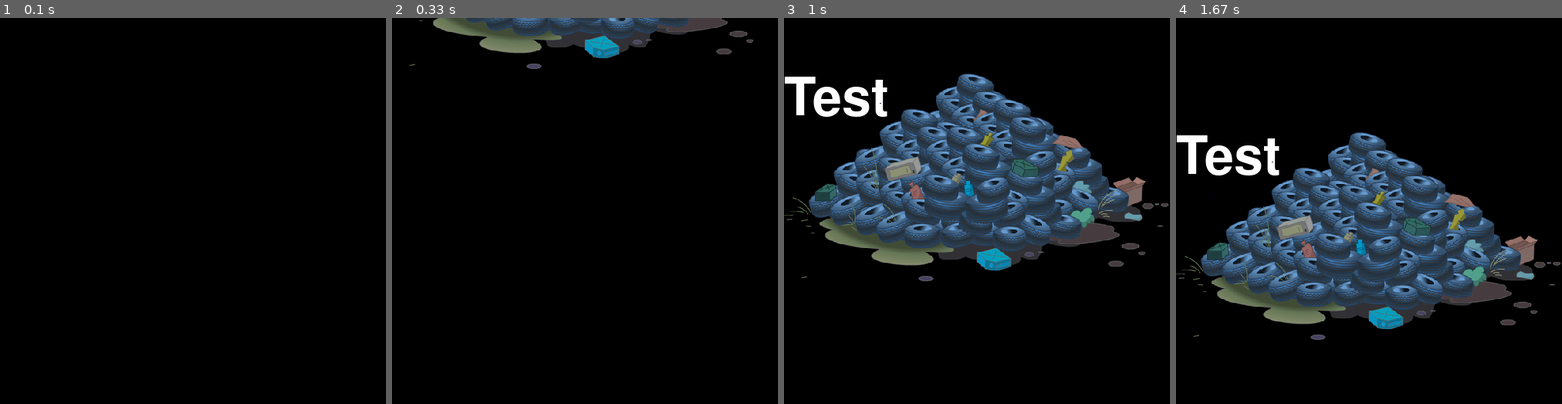
Above: before the commit, frames 1-4 (left to right).
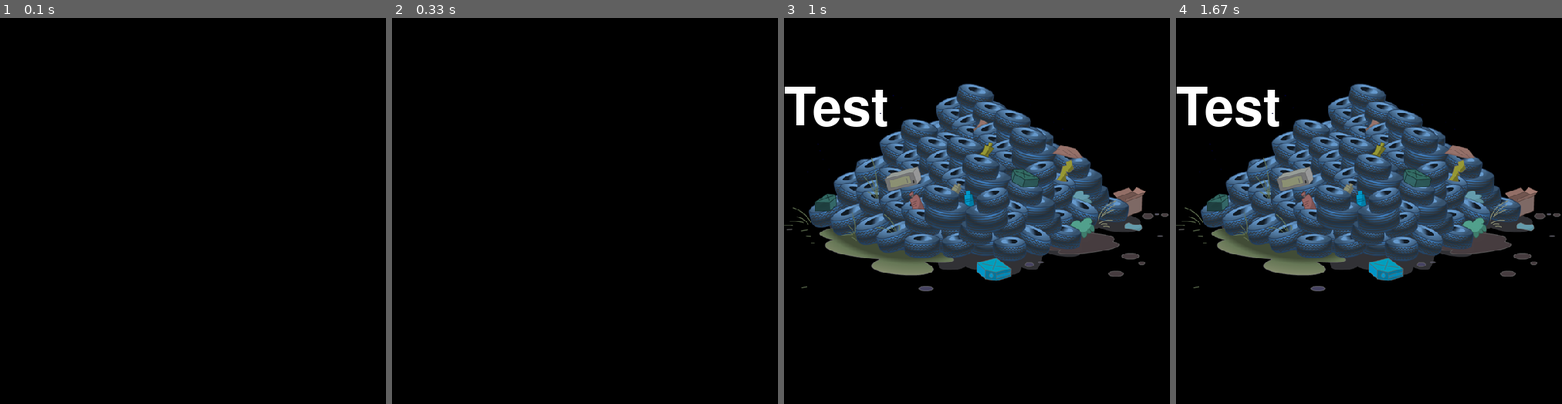
Above: after the commit, the same moments.

Repository: ESWDigitalWasteBins/DigitalWasteBins
Game: pygame game, started from dwb/test/scroll.py
Two runs of this game, one before a commit and one after it. Both use one fixed random seed, a clock stepped at 60 frames per second and the inputs below.
Inputs:
- Up to frame 1 (0.1 s): no input
- Up to frame 2 (0.33 s): no input
- Up to frame 3 (1 s): no input
- Up to frame 4 (1.67 s): no input

Frame 1 is identical in both runs. In frame 2, 5.0% of the frame differs, in the area x 4-94%, y 0-14%; in frame 3, 25%; in frame 4, 36%, in the area x 0-100%, y 17-84%.

Commit message:
Update with waiting time and lowered acceleration

Diff:
--- a/dwb/test/scroll.py
+++ b/dwb/test/scroll.py
@@ -18,8 +18,9 @@
     y_0 = y = -(theight + iheight)
 
     speed_0_y = speed_y = 0  # initial speed and current speed
-    accel_y = 1.0  # acceleration of falling images
+    accel_y = 0.3  # acceleration of falling images
     stop_y = 100  # stop y position for images
+    wait_time = 5  # seconds
 
     clock = pygame.time.Clock()
 
@@ -53,7 +54,7 @@
         if not waited and y >= stop_y:
             print(y)
             waited = True
-            pygame.time.wait(1000)
+            pygame.time.wait(wait_time * 1000)
             speed_y = speed_0_y  # reset speed to initial speed
         # 60 FPS
         clock.tick(60)
